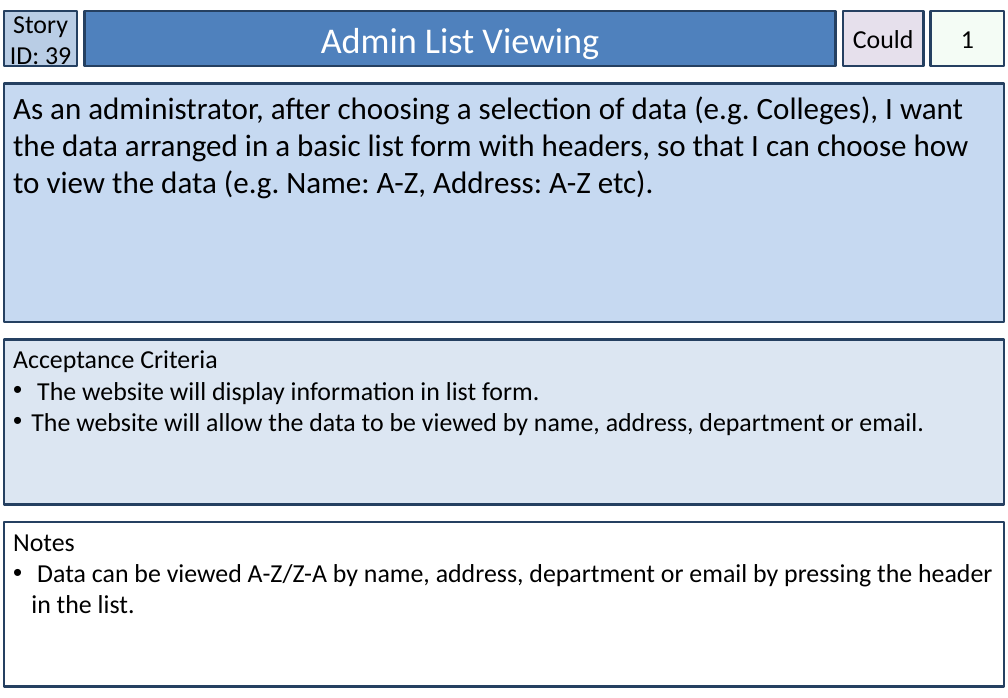
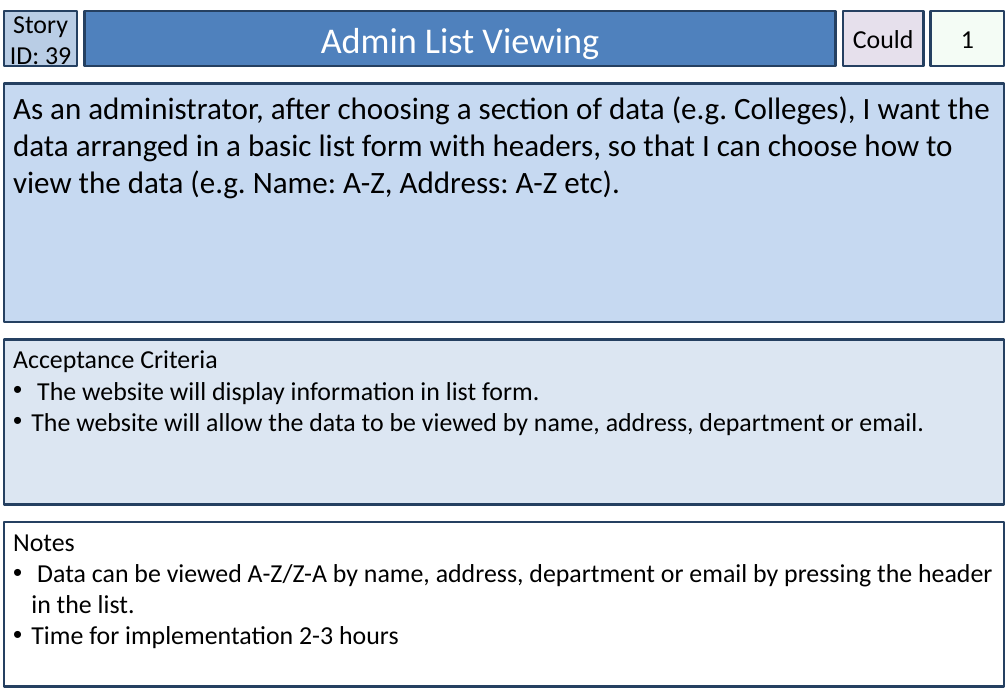
Before and after one commit to amckellar28/I-am-the-Scrub-Master, a slide deck: slide 40 of User Stories.pptx. Drawn at 1008x698 pixels with LibreOffice and Linux fonts; fonts in the diff are those of the drawing. Boxes give left, top, right and bottom in pixels: in the first picture for what was removed or moved away, otherwise in the second. Text is boxed around its words. In the diff, an @@ line names an element or a change of style, - is before the commit and + after.

```diff
--- a/User Stories.pptx
+++ b/User Stories.pptx
@@ text in rectangle at box(13, 96, 990, 199): text changed @@
-As an administrator, after choosing a selection of data (e.g. Colleges), I want the data arranged in a basic list form with headers, so that I can choose how to view the data (e.g. Name: A-Z, Address: A-Z etc).
+As an administrator, after choosing a section of data (e.g. Colleges), I want the data arranged in a basic list form with headers, so that I can choose how to view the data (e.g. Name: A-Z, Address: A-Z etc).
@@ text in rectangle at box(31, 626, 399, 649): paragraph added @@
+• Time for implementation 2-3 hours
```
Also in this commit, not shown: 30 other slides changed, 3 slides added.
